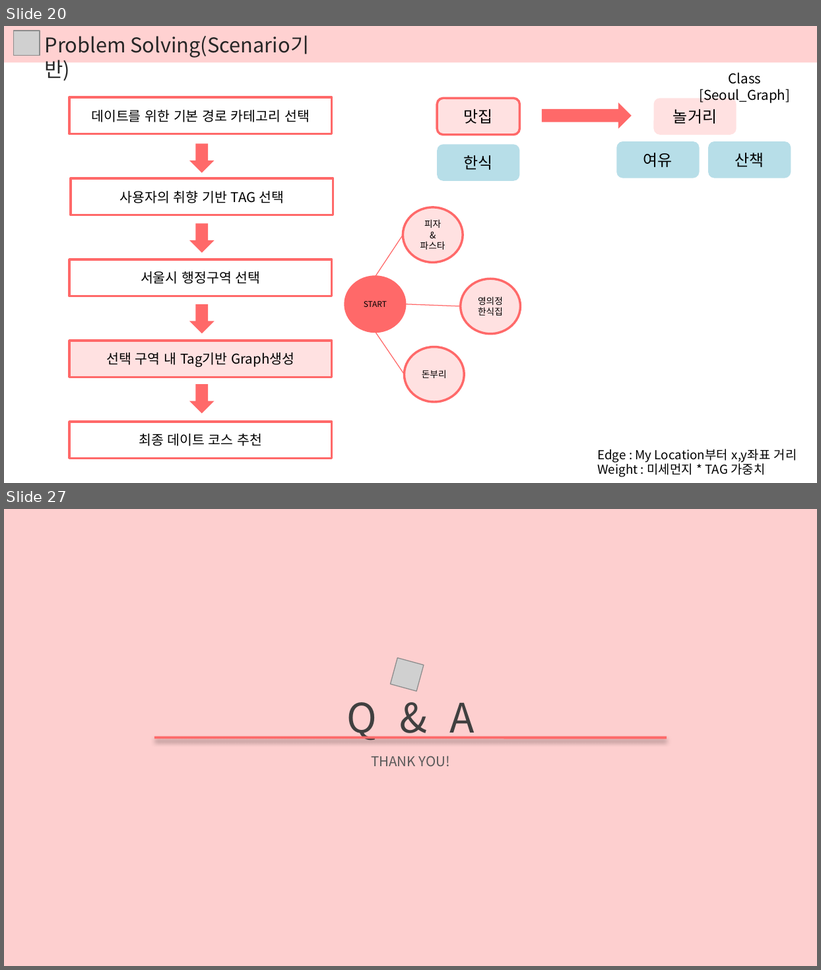
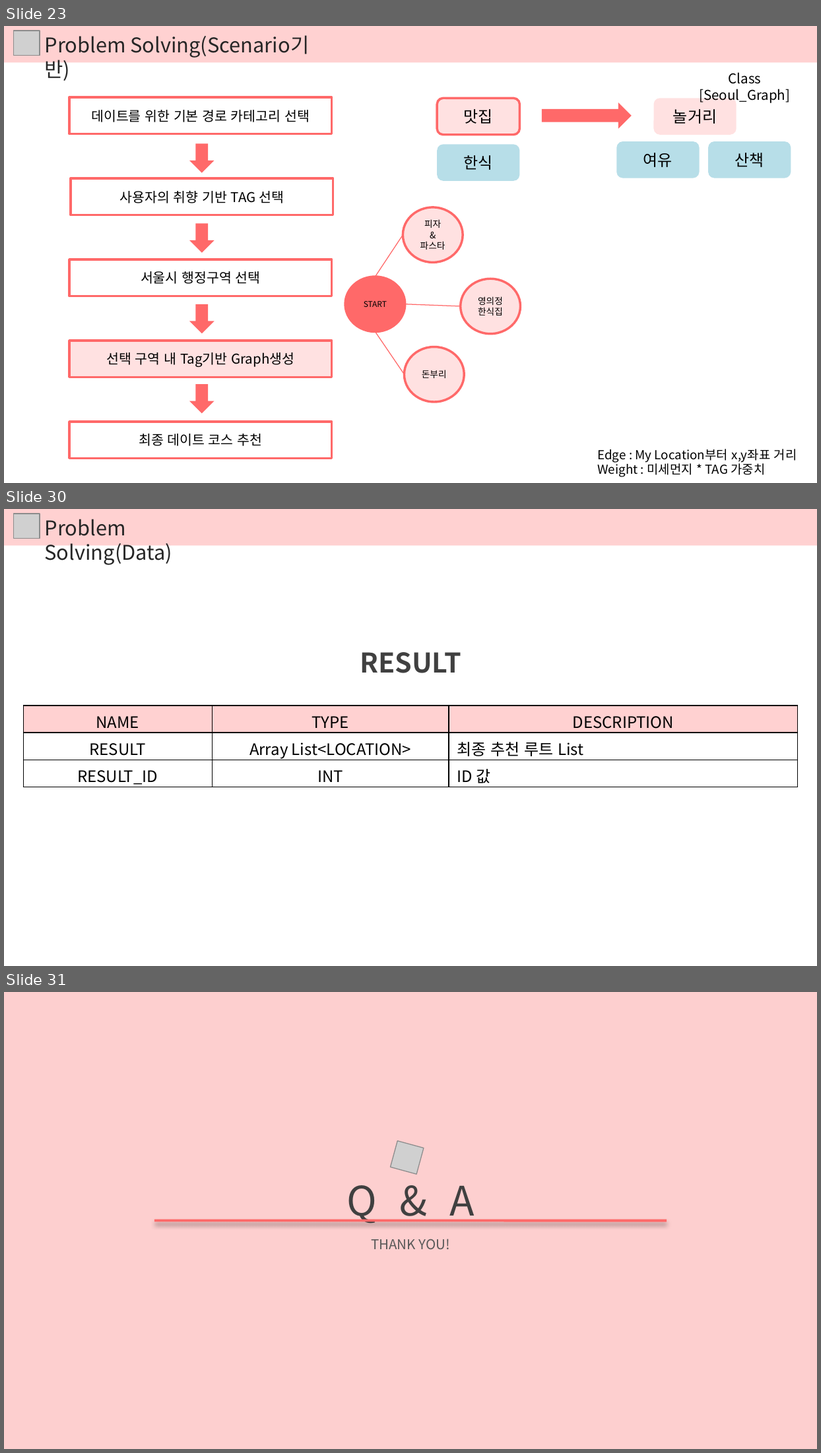
Before and after one commit to DokyeongKwon/DataStructureDesign-2018-2, a slide deck: 02. Problem Solving/서울 데이트 코스 추천 Problem Solving.pptx. Shown one above the other, each under a label of ours: slides 20 and 27 before the commit, slides 23, 30 and 31 after it; the slides between them are not shown. The pictures are 821x970 and 821x1453 pixels, drawn with LibreOffice and Linux fonts; fonts in the diff are those of the drawing; grey boxes stand for pictures; background and template pictures are left out. Boxes give left, top, right and bottom in pixels: in the first picture for what was removed or moved away, otherwise in the second. Text is boxed around its words. In the diff, an @@ line names an element or a change of style, - is before the commit and + after.

```diff
--- a/02. Problem Solving/서울 데이트 코스 추천 Problem Solving.pptx
+++ b/02. Problem Solving/서울 데이트 코스 추천 Problem Solving.pptx
@@ slide 30 added at bbox=[4, 509, 817, 966], background #FFFFFF @@
@@ rectangle added at bbox=[4, 509, 817, 545], fill #FFD1D1 @@
@@ picture added at bbox=[14, 514, 40, 539] @@
@@ text added at bbox=[45, 519, 172, 565], 18 pt, text #262626 @@
+Problem Solving(Data)
@@ text added at bbox=[360, 652, 461, 673], 24 pt, text #404040, bold @@
+RESULT
@@ table added at bbox=[24, 706, 797, 788], 3 rows, 3 columns @@
+NAME | TYPE | DESCRIPTION
+RESULT | Array List<LOCATION> | 최종 추천 루트 List
+RESULT_ID | INT | ID 값
@@ what was slide 20 is now slide 23 @@
@@ what was slide 27 is now slide 31 @@
```
Also in this commit, not shown: 10 slides changed, 3 other slides added.
